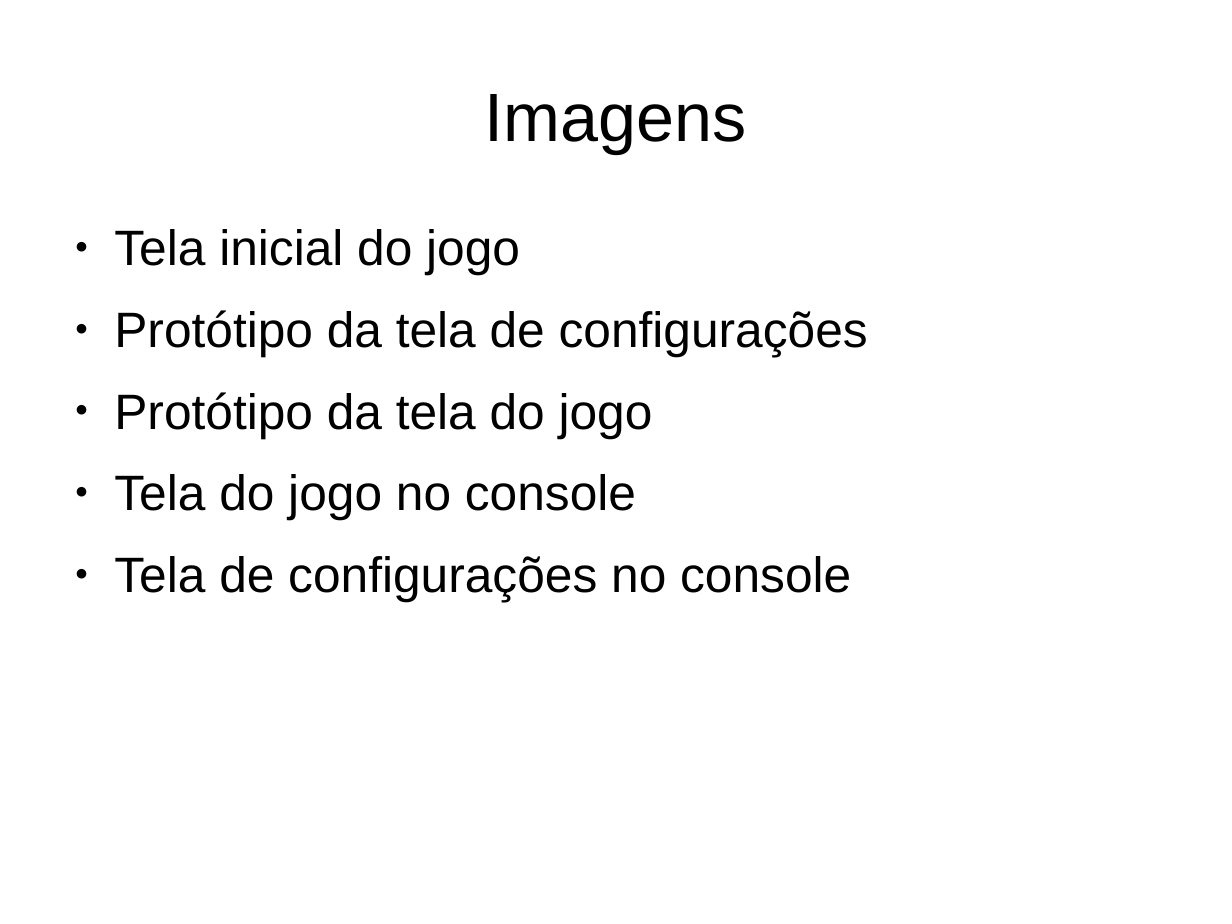
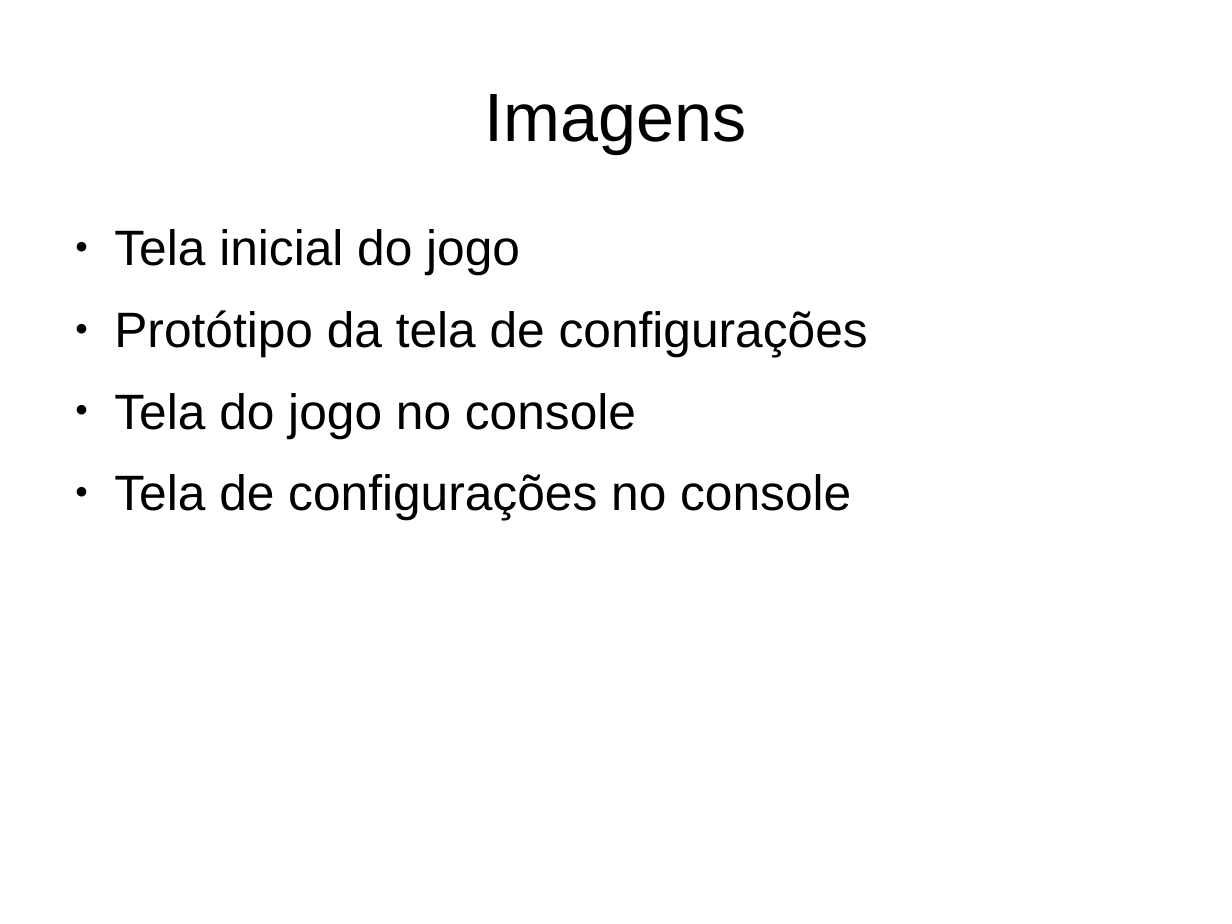
Before and after one commit to Pedr0Rocha/IA, a slide deck: slide 19 of Apresentacao.odp (slide 18 before the commit). Drawn at 1232x924 pixels with LibreOffice and Linux fonts; fonts in the diff are those of the drawing. Boxes give left, top, right and bottom in pixels: in the first picture for what was removed or moved away, otherwise in the second. Text is boxed around its words. In the diff, an @@ line names an element or a change of style, - is before the commit and + after.

Commit message:
IA, modos de jogo e relatorio. Commit final

```diff
--- a/Apresentacao.odp
+++ b/Apresentacao.odp
@@ text at (x1=114, y1=392, x2=653, y2=438): paragraph removed @@
-● Protótipo da tela do jogo
```
Also in this commit, not shown: 3 other slides changed, 6 slides added, 1 slide removed, 15 other files.
